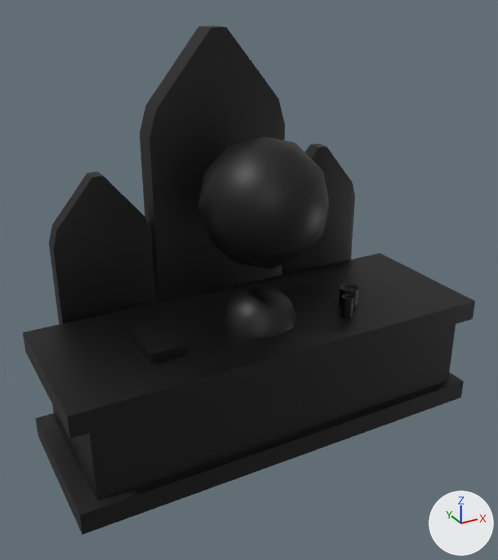
The Blender file Assets/Art/Models/Altar.blend, before and after one commit.
Camera for both pictures: a 50 mm lens placed at (-26.2, -47.0, 36.6), pointed at (-0.7, -0.7, 13.5). Arrows for +X, +Y and +Z are at lower right; the lights stay in place.

Script lines for the objects in view, before the commit:
```python
mat_material_002 = principled_material('Material.002')
mat_material_002.texture = img_altaruv
me_cube_002 = bpy.data.meshes.new('Cube.002')
me_cube_002.from_pydata(...)  # 620 vertices, 614 faces; spans x -18.3..18.3, y -7.9..8.0, z -1.4..32.9
me_cube_002.polygons.foreach_set('use_smooth', [True] * 614)
me_cube_002.materials.append(mat_material_002)  # picture img_altaruv
ob_cube_001 = bpy.data.objects.new('Cube.001', me_cube_002)
ob_cube_001.location = (0.0, 0.0, 0.0)
```
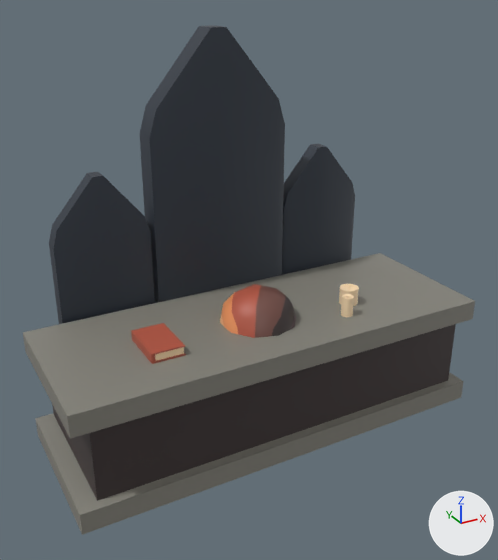
Where the change shows, as pixel boxes [x1, y1, x2, y2] in the pictures (498 x 560 px):
'Cube.001', surface changed, reshaped (black to grey)
    both: [23, 25, 475, 535]
part 1 of me_cube_002, deleted (black)
    before: [198, 136, 329, 269]
part 2 of me_cube_002, surface changed (black to grey)
    both: [23, 25, 475, 535]

Patch to the scene script:
```diff
--- a/Assets/Art/Models/Altar.blend.py
+++ b/Assets/Art/Models/Altar.blend.py
@@ img_31_32x_png @@
+img_31_32x_png = load_image('31-32x.png', '../Textures/31-32x.png', 992, 32, 'sRGB')
@@ mat_material_002 @@
 mat_material_002 = principled_material('Material.002')
-mat_material_002.texture = img_altaruv
+mat_material_002.texture = img_31_32x_png
@@ me_cube_002 @@
 # used by ob_cube_001; location = (0.0, 0.0, 0.0)
-me_cube_002.from_pydata(...)  # 620 vertices, 614 faces; spans x -18.3..18.3, y -7.9..8.0, z -1.4..32.9
+me_cube_002.from_pydata(...)  # 578 vertices, 534 faces; spans x -18.3..18.3, y -7.9..8.0, z -1.4..32.9
+# me_cube_002 part 1: the loose piece of 42 vertices spanning x -5.1..4.9, y -7.3..3.2, z 15.2..25.6 is deleted
+# me_cube_002 part 2: 514 kept faces spanning x -18.3..18.3, y -7.9..8.0, z -1.4..32.9 get new texture (UV) coordinates
 me_cube_002.materials.append(mat_material_002)
```
